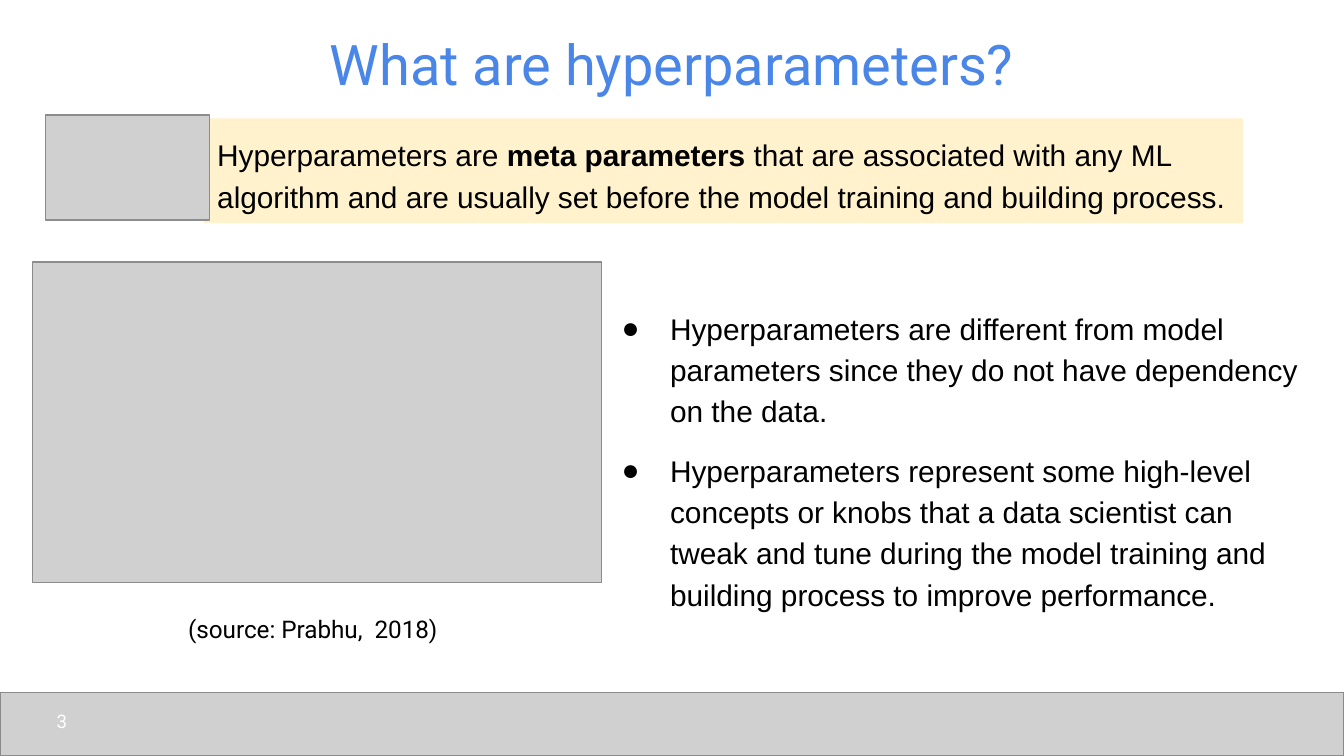
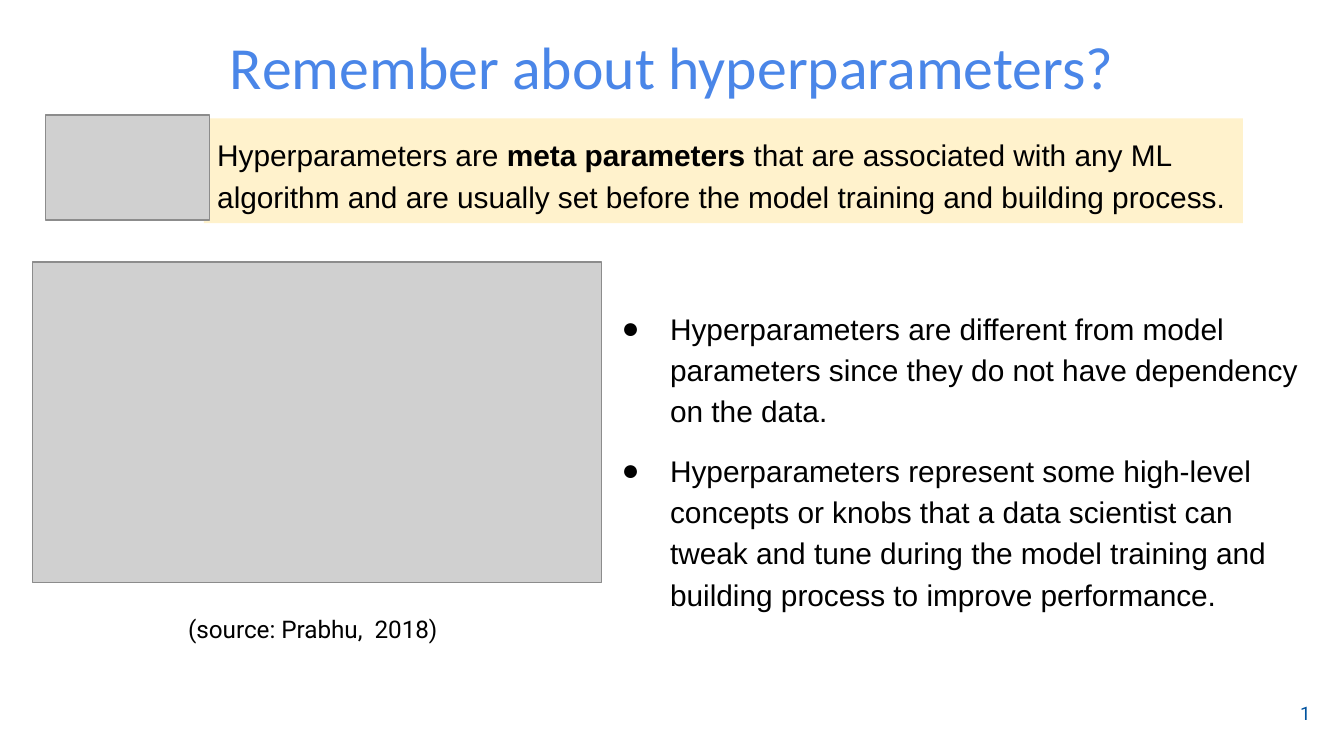
Before and after one commit to udel-cbcb/NIGMS-Sandbox-UD, a slide deck: slide 2 of Submodule_4/Lectures/Submodule_4_Lecture_2_Model_Tuning_Interpretation_Deployment.pptx (slide 3 before the commit). Drawn at 1344x756 pixels with LibreOffice and Linux fonts; fonts in the diff are those of the drawing; grey boxes stand for pictures; background and template pictures are left out. Boxes give left, top, right and bottom in pixels: in the first picture for what was removed or moved away, otherwise in the second. Text is boxed around its words. In the diff, an @@ line names an element or a change of style, - is before the commit and + after.

```diff
--- a/Submodule_4/Lectures/Submodule_4_Lecture_2_Model_Tuning_Interpretation_Deployment.pptx
+++ b/Submodule_4/Lectures/Submodule_4_Lecture_2_Model_Tuning_Interpretation_Deployment.pptx
@@ title at (x1=230, y1=47, x2=1114, y2=99): text changed; size 30 to 32 pt; font Roboto to Calibri @@
-What are hyperparameters?
+Remember about hyperparameters?
@@ picture removed at (x1=0, y1=692, x2=1344, y2=755) @@
@@ page number removed at (x1=57, y1=715, x2=67, y2=728) @@
-3
@@ page number added at (x1=1300, y1=706, x2=1310, y2=720), 10 pt, text #00539F @@
+1
```
Also in this commit, not shown: 13 other slides changed, 6 slides removed, 1 other file.
